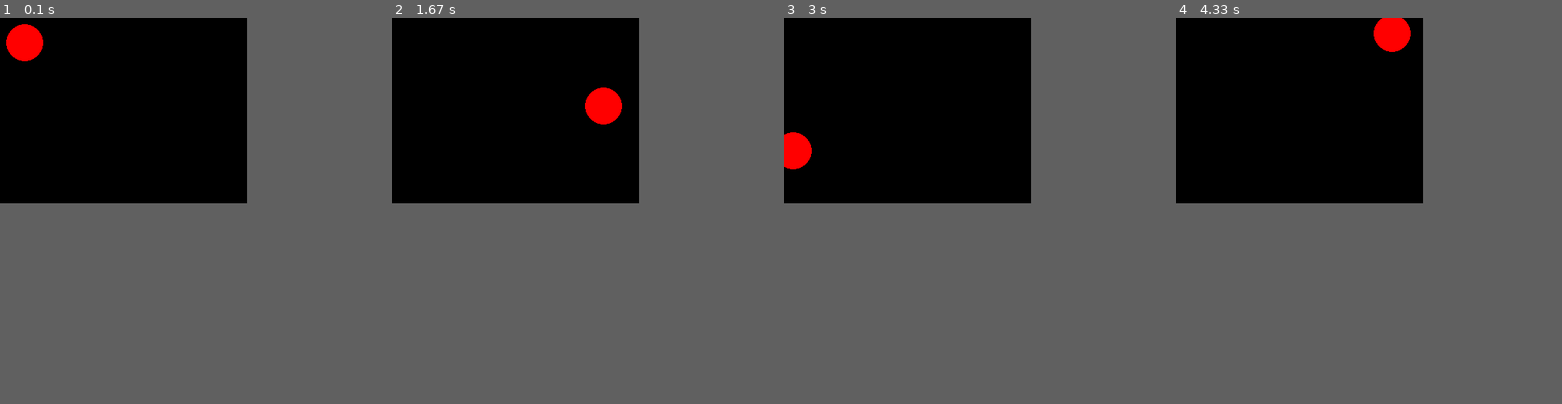
Above: before the commit, frames 1-4 (left to right).
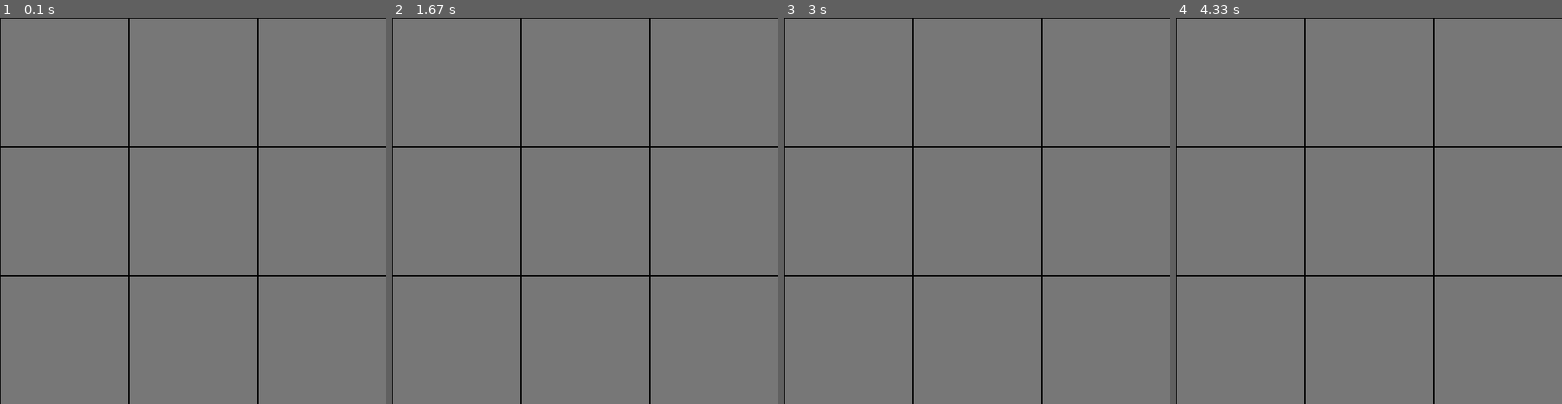
Above: after the commit, the same moments.

Repository: nafiz1001/tic-tac-toe-pygame
Game: pygame game, started from main.py
Same seed, same stepped clock (60 frames per second), same inputs: the game is played once before the commit and once after it.
Inputs:
- Up to frame 1 (0.1 s): no input
- Up to frame 2 (1.67 s): no input
- Up to frame 3 (3 s): no input
- Up to frame 4 (4.33 s): no input
In our replay, the window is 320x240 before the commit and 500x500 after it. These sizes can differ from the game's own. Grey fills any space a smaller window leaves; there, only what the larger window draws over its background counts as a difference.

The runs differ from the first frame. In frame 1, 31% of the frame differs, in the area x 0-100%, y 0-100%; in frame 2, 31%; in frame 3, 31%; in frame 4, 31%.

Commit message:
draw grid

Diff:
--- a/main.py
+++ b/main.py
@@ -2,27 +2,30 @@
 
 pygame.init()
 
-size = width, height = 320, 240
-speed = [2, 2]
-black = 0, 0, 0
+size = width, height = 500, 500
 
 screen = pygame.display.set_mode(size)
-pygame.display.set_caption("Bouncing ball")
+pygame.display.set_caption("Tic-Tac-Toe")
 
-ballrect = pygame.rect.Rect(0, 0, screen.get_height() / 10, screen.get_height() / 10)
 
-while 1:
+def draw_grid(surface):
+    cellrect = pygame.rect.Rect(0, 0, width / 3, height / 3)
+
+    for y in range(3):
+        for x in range(3):
+            cellrect.size = (width / 3, height / 3)
+            cellrect.topleft = (x * cellrect.width, y * cellrect.height)
+            pygame.draw.rect(surface, 0x000000, cellrect)
+            cellrect.inflate_ip(-2, -2)
+            pygame.draw.rect(surface, 0x777777, cellrect)
+
+
+draw_grid(screen)
+
+while True:
     for event in pygame.event.get():
         if event.type == pygame.QUIT:
             sys.exit()
 
-    ballrect = ballrect.move(speed)
-    if ballrect.left < 0 or ballrect.right > width:
-        speed[0] = -speed[0]
-    if ballrect.top < 0 or ballrect.bottom > height:
-        speed[1] = -speed[1]
-
-    screen.fill(black)
-    pygame.draw.circle(screen, (0xFF, 0, 0), ballrect.center, ballrect.height)
     pygame.display.flip()
     pygame.time.wait(10)
